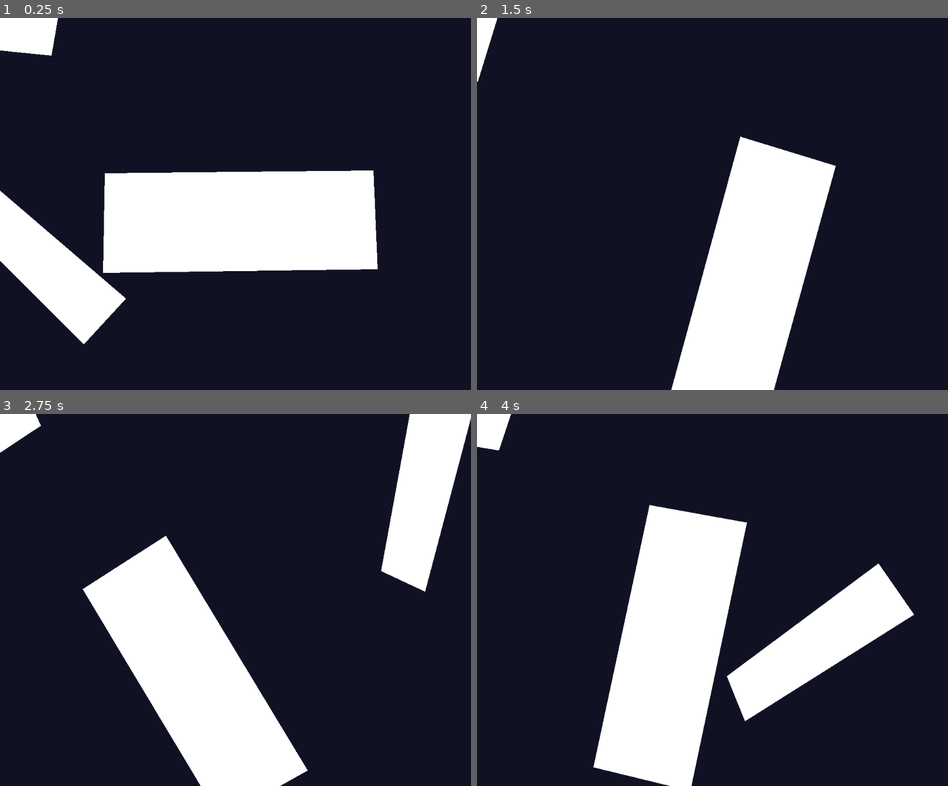
Above: before the commit, frames 1-4 (two rows, left to right).
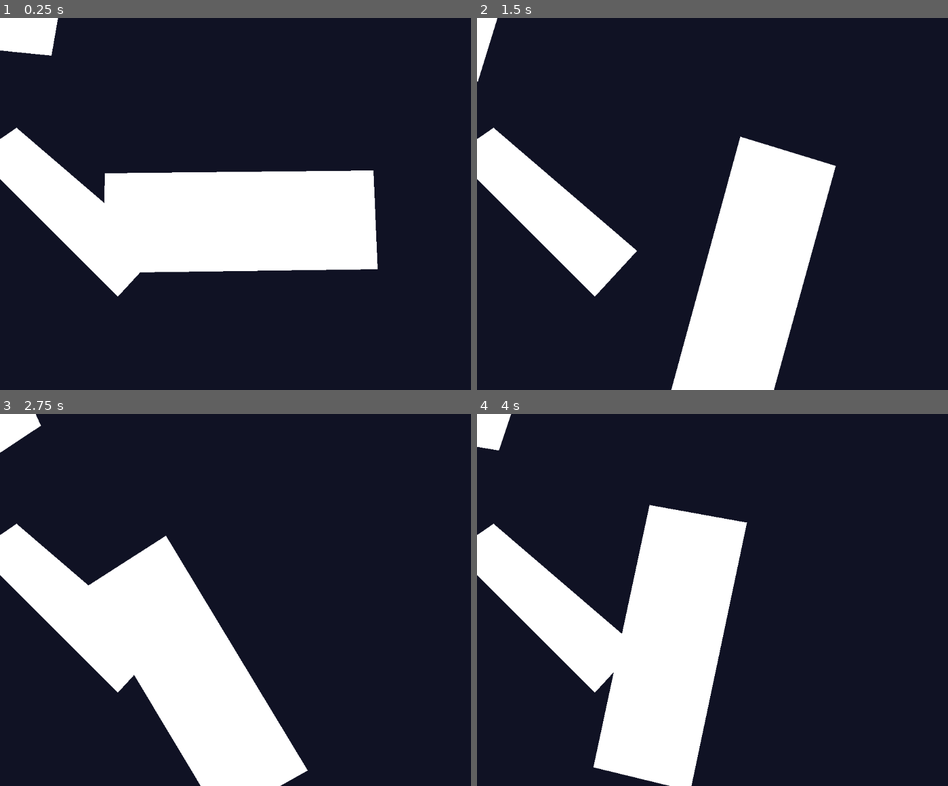
Above: after the commit, the same moments.

Repository: jake-ciliberti/rotate-renovate
Game: Godot game, scene res://levels/level_2.tscn
Two runs of this game, one before a commit and one after it. Both use one fixed random seed, a clock stepped at 60 frames per second and the inputs below. This scene is started directly instead of the project's main scene.
Inputs:
- Up to frame 1 (0.25 s): no input
- Up to frame 2 (1.5 s): tap Enter at 0.5 s; hold Up (rotate_clockwise) 0.53-1.28 s; hold D (move_right) from 0.53 s (still down); tap W (jump) at 0.77 s; tap Down (rotate_counterclockwise) at 0.8, 1.35 s
- Up to frame 3 (2.75 s): tap W (jump) at 1.52 s; tap Up (rotate_clockwise) at 1.55 s; tap R (reset) at 2 s; release D (move_right) at 2.03 s; hold A (move_left) from 2.03 s (still down); hold Down (rotate_counterclockwise) from 2.03 s (still down); tap H (god_mode) at 2.1 s
- Up to frame 4 (4 s): release A (move_left) at 2.78 s; release Down (rotate_counterclockwise) at 2.78 s; hold D (move_right) from 2.78 s (still down); tap Up (rotate_clockwise) at 2.85 s; tap W (jump) at 3.02, 3.77 s; tap R (reset) at 3.5 s; hold Down (rotate_counterclockwise) from 3.53 s (still down)

The runs differ from the first frame. In frame 1, 9.1% of the frame differs, in the area x 0-30%, y 29-88%; in frame 2, 5.9%; in frame 3, 10%; in frame 4, 12%, in the area x 0-93%, y 29-83%.

Commit message:
panels work now (for the most part)

Diff:
--- a/levels/level_2.tscn
+++ b/levels/level_2.tscn
@@ -48,12 +48,12 @@
 script = ExtResource("4_5722l")
 
 [node name="GamePanel3" type="Area2D" parent="PanelController" unique_id=720127323 node_paths=PackedStringArray("hitbox")]
-position = Vector2(395, 94)
+position = Vector2(153, 420)
 script = ExtResource("3_5722l")
+group = 1
 hitbox = NodePath("CollisionPolygon2D")
 metadata/_custom_type_script = "uid://74gqrjs1tww4"
 
 [node name="CollisionPolygon2D" type="CollisionPolygon2D" parent="PanelController/GamePanel3" unique_id=97492504]
-position = Vector2(-316, 430)
 polygon = PackedVector2Array(195, 87, 103, 187, -204, -121, -117, -181)
 script = ExtResource("4_5722l")
--- a/scripts/collision_controller.gd
+++ b/scripts/collision_controller.gd
@@ -11,25 +11,36 @@
 		panels = get_tree().get_nodes_in_group("current_panels")
 	set_collision_mask_value(1, false)
 	set_collision_mask_value(2, true)
-	create_bounds()
+	make_static_bounds()
 
 # TODO: broken. create a new polygon class with a unique group, and use clipping to create the polygons. do queue_free() on all the old polygons first (as a signal)
-func create_bounds() -> void:
+func create_bounds() -> PackedVector2Array:
 
 	get_tree().call_group("colliders", "queue_free")
 
-	var combined_panels: Array[PackedVector2Array]
+	var combined_panels: PackedVector2Array
 
 	if panels.size() == 0:
-		return
+		return []
 
-	combined_panels = Geometry2D.merge_polygons(panels[0].get_global_position_and_rotation(), panels[0].get_global_position_and_rotation())
+	combined_panels = panels[0].get_global_position_and_rotation() # initalize combined_panels so that it can be merge later
 
 	for i in panels:
-		combined_panels = Geometry2D.merge_polygons(combined_panels[0], i.get_global_position_and_rotation())
+		combined_panels = Geometry2D.merge_polygons(combined_panels, i.get_global_position_and_rotation())[0]
 
-	for i in combined_panels:
-		build_walls(i)
+	print(combined_panels)
+
+	return combined_panels
+
+func make_static_bounds() -> void:
+	var new_panel_collider = PanelCollider.new()
+	new_panel_collider.polygon = create_bounds()
+	add_child.call_deferred(new_panel_collider)
+
+func make_moving_bounds() -> void:
+	var combined_panels = create_bounds()
+	build_walls(create_bounds())
+	make_static_bounds()
 
 func build_walls(poly) -> void:
 	var count = poly.size()
@@ -51,6 +62,6 @@
 			b2 + normal * wall_thickness,
 			a2 + normal * wall_thickness,
 		])
-		var new_panel_collider = PanelCollider.new()
+		var new_panel_collider = MovingPanelCollider.new()
 		new_panel_collider.polygon = quad
 		add_child.call_deferred(new_panel_collider)
--- /dev/null
+++ b/scripts/moving_panel_collider.gd
@@ -0,0 +1,13 @@
+class_name MovingPanelCollider extends CollisionPolygon2D
+
+# Called when the node enters the scene tree for the first time.
+func _ready() -> void:
+	add_to_group("colliders")
+
+# NOTE: useful for debugging
+func _draw() -> void:
+	# We are going to paint with this color.
+	# var godot_blue : Color = Color("478cbf")
+	# We pass the PackedVector2Array to draw the shape.
+	# draw_polygon(polygon, [ godot_blue ])
+	pass
--- a/scripts/panel.gd
+++ b/scripts/panel.gd
@@ -37,13 +37,11 @@
 
 func _on_body_entered(body: Node2D):
 	if (body.name == "Player"):
-		print("entered")
 		add_to_group("current_panels")
 		Globals.redraw.emit()
 
 func _on_body_exited(body: Node2D):
 	if (body.name == "Player"):
-		print("exited")
 		remove_from_group("current_panels")
 		Globals.redraw.emit()
 
--- a/scripts/panel_collider.gd
+++ b/scripts/panel_collider.gd
@@ -2,10 +2,5 @@
 
 # Called when the node enters the scene tree for the first time.
 func _ready() -> void:
+	build_mode = CollisionPolygon2D.BUILD_SEGMENTS
 	add_to_group("colliders")
-
-func _draw() -> void:
-	# We are going to paint with this color.
-	var godot_blue : Color = Color("478cbf")
-	# We pass the PackedVector2Array to draw the shape.
-	draw_polygon(polygon, [ godot_blue ])
--- a/scripts/panel_controller.gd
+++ b/scripts/panel_controller.gd
@@ -28,10 +28,14 @@
 
 # Called every frame. 'delta' is the elapsed time since the previous frame.
 func _process(delta: float) -> void:
+	if get_tree().get_node_count_in_group("colliders") > 1:
+		get_tree().call_group("colliders", "queue_free")
+		collision.make_static_bounds()
+
 	if Input.is_action_pressed("rotate_counterclockwise") or Input.is_action_pressed("rotate_clockwise"):
 		var rotation_direction = Input.get_axis("rotate_counterclockwise", "rotate_clockwise")
 		get_tree().call_group("panels", "change_rotation", selected_rotation_group, rotation_direction * Globals.ROTATION_SPEED * delta)
-		collision.create_bounds()
+		collision.make_moving_bounds()
 
 	if Input.is_action_just_pressed("select_prev") or Input.is_action_just_pressed("select_next"):
 		change_selection()
Not shown, added: scripts/moving_panel_collider.gd.uid
